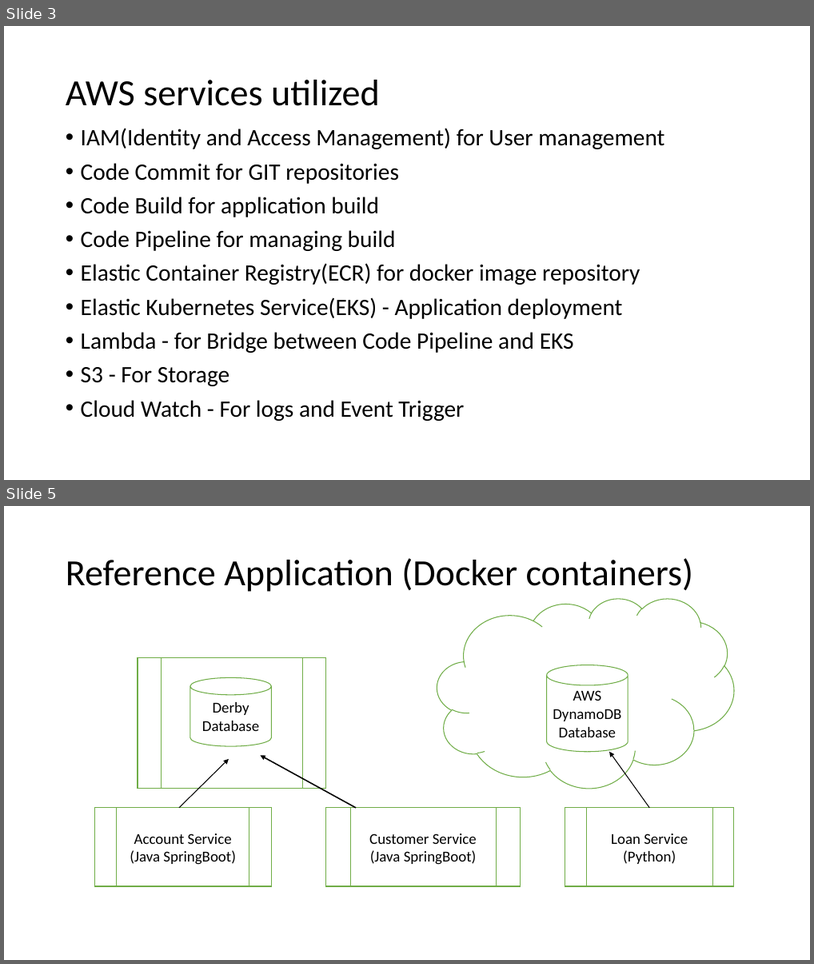
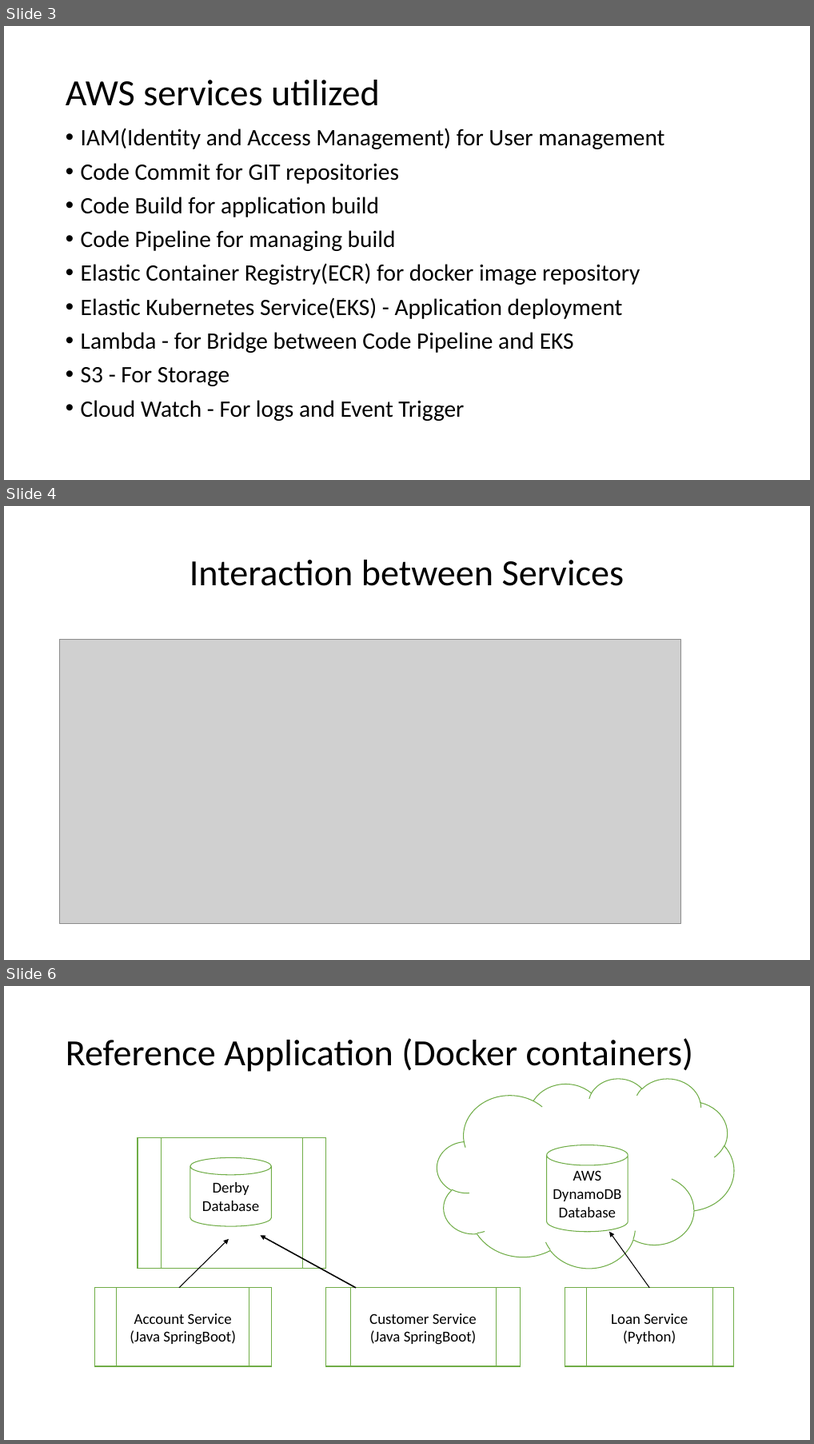
Before and after one commit to awspractice12/aws_practice, a slide deck: documents/DevOps_on_AWS.pptx. Shown one above the other, each under a label of ours: slides 3 and 5 before the commit, slides 3, 4 and 6 after it; the slides between them are not shown. The pictures are 814x964 and 814x1444 pixels, drawn with LibreOffice and Linux fonts; fonts in the diff are those of the drawing; grey boxes stand for pictures. Boxes give left, top, right and bottom in pixels: in the first picture for what was removed or moved away, otherwise in the second. Text is boxed around its words. In the diff, an @@ line names an element or a change of style, - is before the commit and + after.

```diff
--- a/documents/DevOps_on_AWS.pptx
+++ b/documents/DevOps_on_AWS.pptx
@@ slide 4 added at <box>4,506,810,960</box>, background #FFFFFF @@
@@ title added at <box>190,560,625,586</box>, 44 pt, text #000000 @@
+Interaction between Services
@@ picture added at <box>60,639,682,924</box> @@
@@ what was slide 5 is now slide 6 @@
```
Also in this commit, not shown: 2 slides changed.
